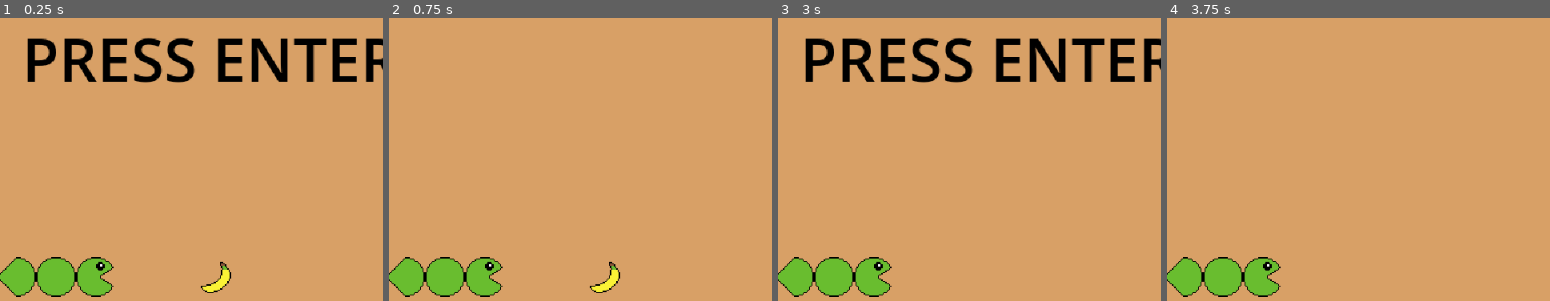
Above: before the commit, frames 1-4 (left to right).
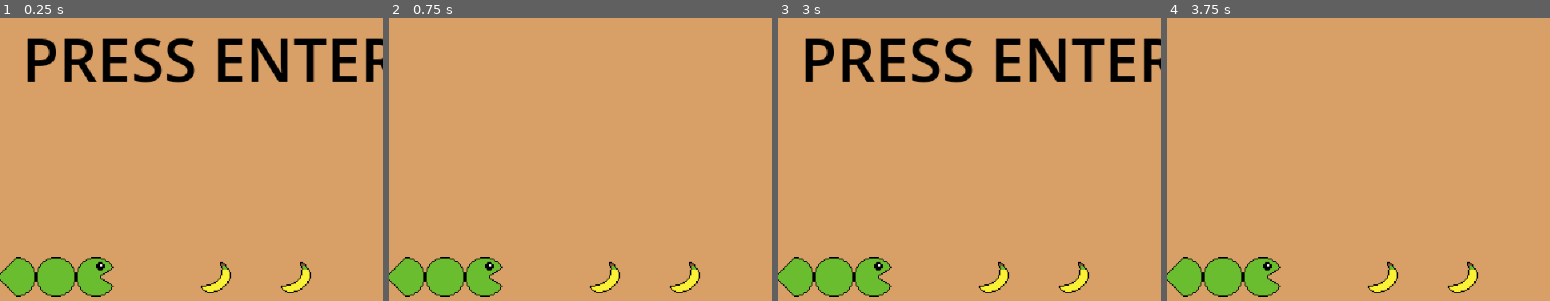
Above: after the commit, the same moments.

Repository: tkrippes/the-diabetic-pac-snake
Game: Godot game, scene res://scenes/main.tscn
Two runs of this game, one before a commit and one after it. Both use one fixed random seed, a clock stepped at 60 frames per second and the inputs below.
Inputs:
- Up to frame 1 (0.25 s): no input
- Up to frame 2 (0.75 s): tap Enter (enter) at 0.5, 0.6 s; hold Up (move_up) from 0.53 s (still down)
- Up to frame 3 (3 s): tap Enter (enter) at 1.35, 2.1, 2.85 s; release Up (move_up) at 2.03 s; hold Left (move_left) from 2.03 s (still down)
- Up to frame 4 (3.75 s): tap Enter (enter) at 3.5, 3.6 s; release Left (move_left) at 3.53 s; hold Down (move_down) from 3.53 s (still down)
The pictures show only the part of the screen within x 6-56%, y 7-57%; the shares and areas given below are measured in that part.

The runs differ from the first frame. In frame 1, 0.4% of the frame differs, in the area x 73-82%, y 85-98%; in frame 2, 0.4%; in frame 3, 0.8%, in the area x 52-82%, y 85-98%; in frame 4, 0.8%.

Commit message:
feat: add second fruit and reset fruits on restart

Diff:
--- a/scenes/world.tscn
+++ b/scenes/world.tscn
@@ -7,6 +7,7 @@
 
 [node name="World" type="Node2D"]
 script = ExtResource("1_4wyf3")
+fruit_scene = ExtResource("4_k0juu")
 
 [node name="Arena" parent="." instance=ExtResource("1_rwgxs")]
 
@@ -14,8 +15,12 @@
 z_index = 1
 position = Vector2(80, 240)
 
-[node name="Banana" parent="." instance=ExtResource("4_k0juu")]
+[node name="Banana1" parent="." instance=ExtResource("4_k0juu")]
 position = Vector2(208, 240)
 
+[node name="Banana2" parent="." instance=ExtResource("4_k0juu")]
+position = Vector2(272, 240)
+
 [connection signal="died" from="Snake" to="." method="_on_snake_died"]
-[connection signal="eaten" from="Banana" to="." method="_on_fruit_eaten"]
+[connection signal="eaten" from="Banana1" to="." method="_on_fruit_eaten"]
+[connection signal="eaten" from="Banana2" to="." method="_on_fruit_eaten"]
--- a/scripts/main.gd
+++ b/scripts/main.gd
@@ -41,6 +41,7 @@
 	_state = GameState.START
 	user_interface.show_start_label()
 	world.reset_snake()
+	world.reset_fruits()
 
 
 func _set_score(score: int) -> void:
--- a/scripts/world.gd
+++ b/scripts/world.gd
@@ -4,8 +4,11 @@
 signal snake_died
 signal fruit_eaten
 
+@export var fruit_scene: PackedScene
+
 @onready var snake: Snake = $Snake
-@onready var banana: Fruit = $Banana
+@onready var fruits: Array[Fruit] = [$Banana1, $Banana2]
+@onready var initial_fruit_positions: Array[Vector2] = [fruits[0].position, fruits[1].position]
 
 
 func _on_snake_died() -> void:
@@ -18,8 +21,19 @@
 
 
 func reset_snake() -> void:
-	# TODO: respawn fruit as well
 	snake.reset()
+
+
+func reset_fruits() -> void:
+	fruits.clear()
+
+	for i in range(initial_fruit_positions.size()):
+		var fruit: Fruit = fruit_scene.instantiate()
+		fruit.position = initial_fruit_positions[i]
+		var _error_code := fruit.eaten.connect(_on_fruit_eaten)
+
+		fruits.append(fruit)
+		add_child(fruit)
 
 
 func _on_fruit_eaten() -> void:
